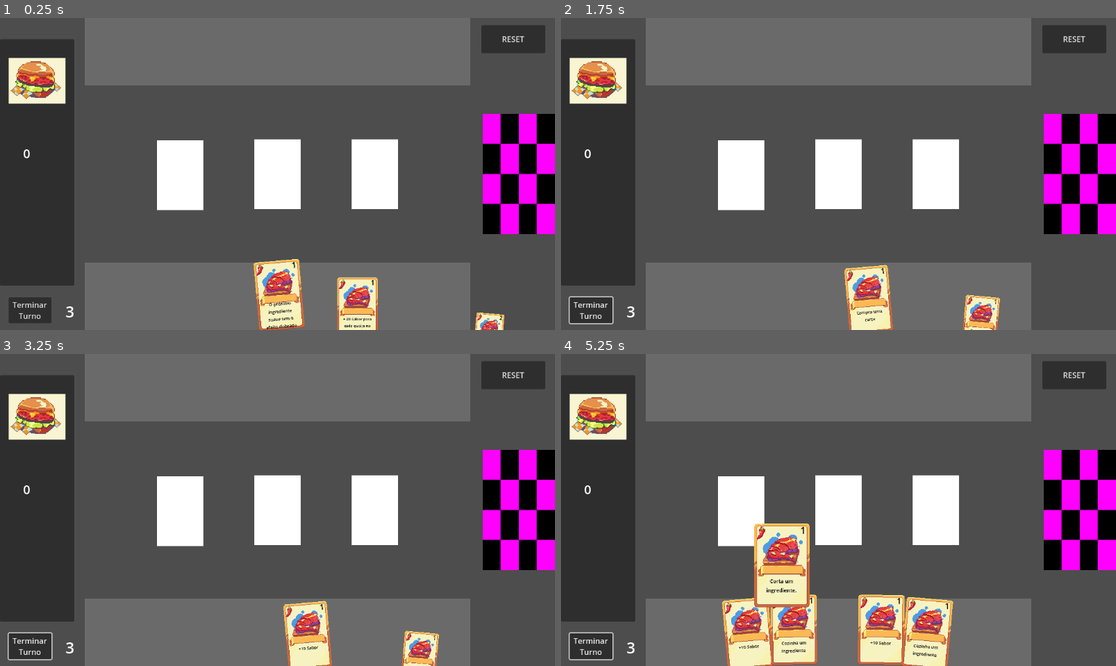
Above: before the commit, frames 1-4 (two rows, left to right).
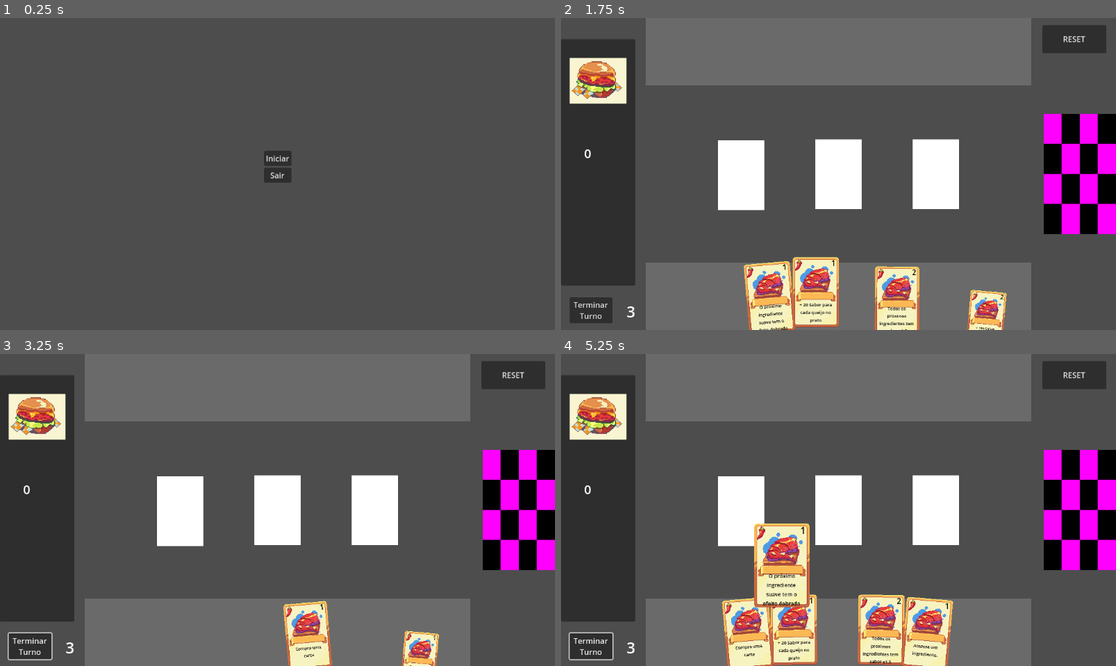
Above: after the commit, the same moments.

Repository: YurInkognito/Grupo_2
Game: Godot game, scene res://scenes/tela_titulo.tscn
Two runs of this game, one before a commit and one after it. Both use one fixed random seed, a clock stepped at 60 frames per second and the inputs below. Before the commit the project starts from res://scenes/control.tscn.
Inputs (mouse positions are in pixels of both pictures, inside the frame that each line leads up to):
- Up to frame 1 (0.25 s): no input
- Up to frame 2 (1.75 s): click (588, 311) at 0.5 s, where only the run before the commit has a clickable "Terminar Turno"; click (838, 158) at 1.25 s, where only the run after the commit has a clickable "Iniciar"
- Up to frame 3 (3.25 s): click "Terminar Turno" at 2 s; move the mouse to (399, 494) at 2.77 s; click (399, 494) at 2.92 s
- Up to frame 4 (5.25 s): drag from (771, 634) to (810, 572) at 3.52 s; move the mouse to (794, 628) at 4.27 s; click (794, 628) at 4.42 s; drag from (838, 625) to (672, 463) at 5.02 s

The runs differ from the first frame. In frame 1, 53% of the frame differs, in the area x 0-100%, y 0-100%; in frame 2, 7.0%; in frame 3, less than 0.1%; in frame 4, 0.7%.

Commit message:
Tela de Titulo
Adicionada tela de titulo placeholder.

Diff:
--- a/project.godot
+++ b/project.godot
@@ -11,7 +11,7 @@
 [application]
 
 config/name="alacarte"
-run/main_scene="res://scenes/control.tscn"
+run/main_scene="uid://lu5ys2u8fw60"
 config/features=PackedStringArray("4.4", "GL Compatibility")
 config/icon="res://recursos/icon.svg"
 
--- /dev/null
+++ b/scenes/tela_titulo.tscn
@@ -0,0 +1,54 @@
+[gd_scene load_steps=2 format=3 uid="uid://lu5ys2u8fw60"]
+
+[ext_resource type="Script" uid="uid://dgqaj5irxi78b" path="res://scripts/tela_titulo.gd" id="1_bp1iq"]
+
+[node name="TelaTitulo" type="Control"]
+layout_mode = 3
+anchors_preset = 15
+anchor_right = 1.0
+anchor_bottom = 1.0
+grow_horizontal = 2
+grow_vertical = 2
+script = ExtResource("1_bp1iq")
+
+[node name="MarginContainer" type="MarginContainer" parent="."]
+layout_mode = 1
+anchors_preset = 8
+anchor_left = 0.5
+anchor_top = 0.5
+anchor_right = 0.5
+anchor_bottom = 0.5
+offset_left = -36.5
+offset_top = -52.5
+offset_right = 36.5
+offset_bottom = 52.5
+grow_horizontal = 2
+grow_vertical = 2
+
+[node name="Background" type="TextureRect" parent="MarginContainer"]
+layout_mode = 2
+size_flags_horizontal = 4
+
+[node name="HBoxContainer" type="HBoxContainer" parent="MarginContainer"]
+layout_mode = 2
+size_flags_horizontal = 4
+
+[node name="VBoxContainer" type="VBoxContainer" parent="MarginContainer/HBoxContainer"]
+layout_mode = 2
+
+[node name="TextureRect" type="TextureRect" parent="MarginContainer/HBoxContainer/VBoxContainer"]
+layout_mode = 2
+
+[node name="BotaoIniciar" type="Button" parent="MarginContainer/HBoxContainer/VBoxContainer"]
+layout_mode = 2
+size_flags_vertical = 0
+text = "Iniciar
+"
+
+[node name="BotaoSair" type="Button" parent="MarginContainer/HBoxContainer/VBoxContainer"]
+layout_mode = 2
+size_flags_vertical = 0
+text = "Sair"
+
+[connection signal="pressed" from="MarginContainer/HBoxContainer/VBoxContainer/BotaoIniciar" to="." method="_on_botao_iniciar_pressed"]
+[connection signal="pressed" from="MarginContainer/HBoxContainer/VBoxContainer/BotaoSair" to="." method="_on_botao_sair_pressed"]
--- /dev/null
+++ b/scripts/tela_titulo.gd
@@ -0,0 +1,8 @@
+extends Control
+
+
+func _on_botao_iniciar_pressed() -> void:
+	get_tree().change_scene_to_file("res://scenes/control.tscn")
+
+func _on_botao_sair_pressed() -> void:
+	get_tree().quit()
Not shown, added: scripts/tela_titulo.gd.uid
